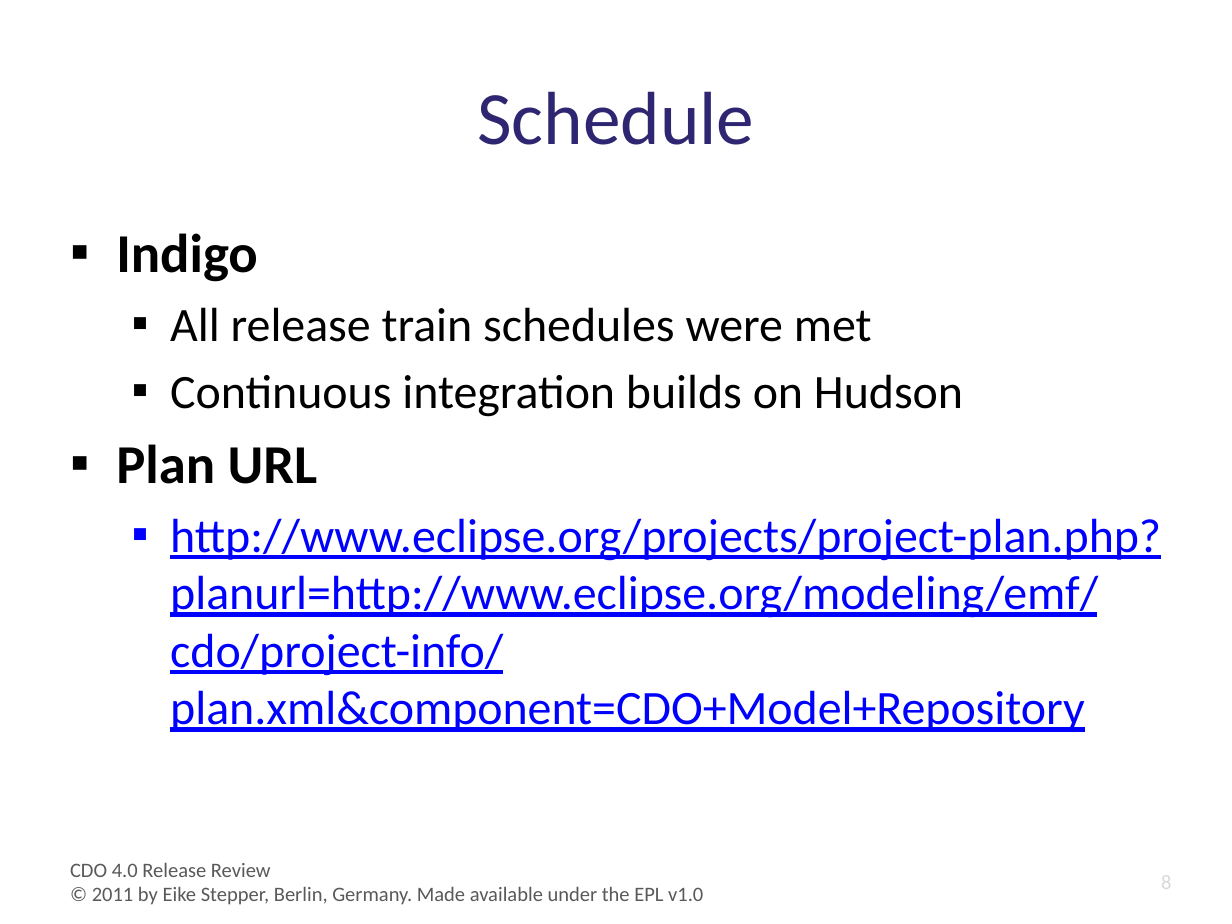
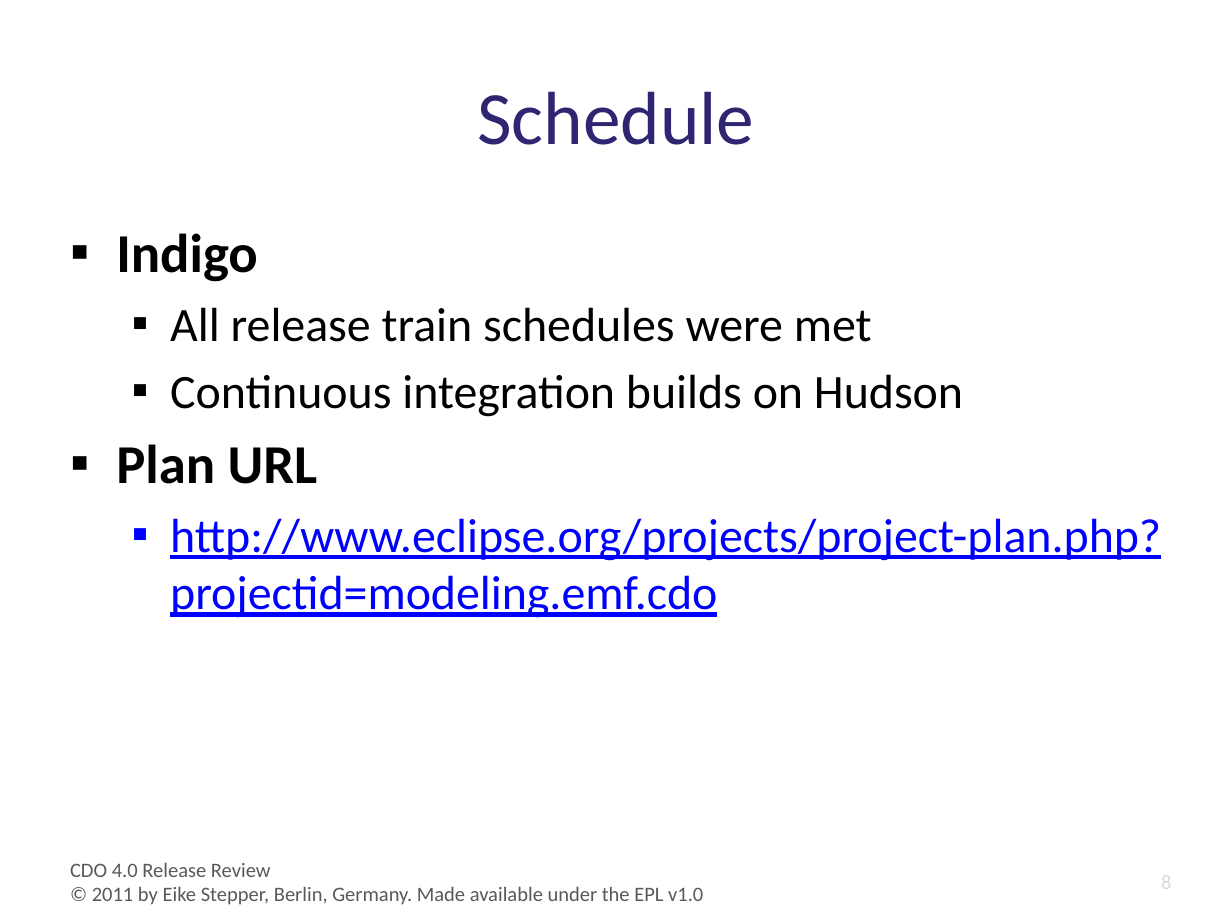
Before and after one commit to eclipse-cdo/cdo.www, a slide deck: slide 8 of project-info/IndigoReview.pptx. Drawn at 1232x924 pixels with LibreOffice and Linux fonts; fonts in the diff are those of the drawing; background and template pictures are left out. Boxes give left, top, right and bottom in pixels: in the first picture for what was removed or moved away, otherwise in the second. Text is boxed around its words. In the diff, an @@ line names an element or a change of style, - is before the commit and + after.

```diff
--- a/project-info/IndigoReview.pptx
+++ b/project-info/IndigoReview.pptx
@@ text at bbox=[170, 518, 1161, 618]: text changed @@
-  ▪ http://www.eclipse.org/projects/project-plan.php?planurl=http://www.eclipse.org/modeling/emf/cdo/project-info/plan.xml&component=CDO+Model+Repository
+  ▪ http://www.eclipse.org/projects/project-plan.php?projectid=modeling.emf.cdo
```
Also in this commit, not shown: 1 other file.
